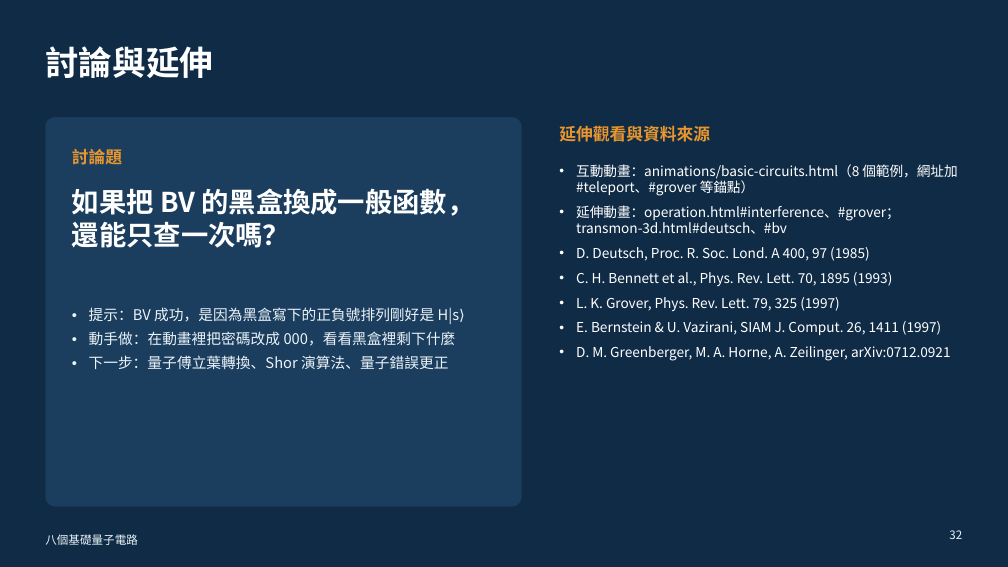
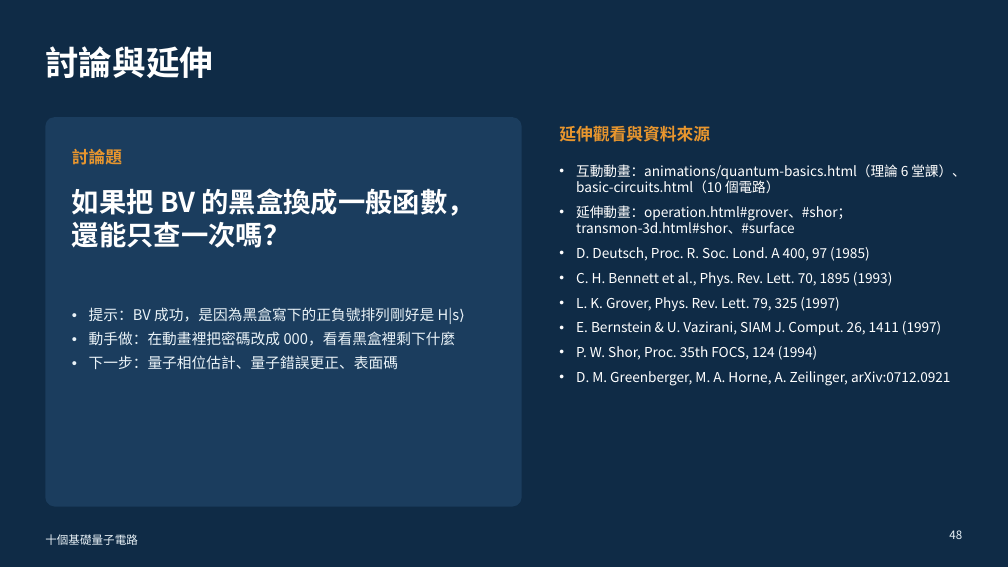
Before and after one commit to pcpcchen-coder/QuantumComputing, a slide deck: slide 48 of slides/output/basic-circuits.pptx (slide 32 before the commit). Drawn at 1008x567 pixels with LibreOffice and Linux fonts; fonts in the diff are those of the drawing. Boxes give left, top, right and bottom in pixels: in the first picture for what was removed or moved away, otherwise in the second. Text is boxed around its words. In the diff, an @@ line names an element or a change of style, - is before the commit and + after.

```diff
--- a/slides/output/basic-circuits.pptx
+++ b/slides/output/basic-circuits.pptx
@@ text at bbox=[576, 164, 965, 234]: text changed @@
-• 互動動畫：animations/basic-circuits.html（8 個範例，網址加 #teleport、#grover 等錨點）
-• 延伸動畫：operation.html#interference、#grover；transmon-3d.html#deutsch、#bv
+• 互動動畫：animations/quantum-basics.html（理論 6 堂課）、basic-circuits.html（10 個電路）
+• 延伸動畫：operation.html#grover、#shor；transmon-3d.html#shor、#surface
@@ text at bbox=[89, 355, 399, 369]: text changed @@
-• 下一步：量子傅立葉轉換、Shor 演算法、量子錯誤更正
+• 下一步：量子相位估計、量子錯誤更正、表面碼
@@ text at bbox=[576, 346, 817, 360]: paragraph added @@
+• P. W. Shor, Proc. 35th FOCS, 124 (1994)
@@ text at bbox=[45, 534, 138, 545]: text changed @@
-八個基礎量子電路
+十個基礎量子電路
@@ page number at bbox=[949, 530, 962, 539]: text changed @@
-32
+48
```
Also in this commit, not shown: 31 other slides changed, 16 slides added, 21 other files.
